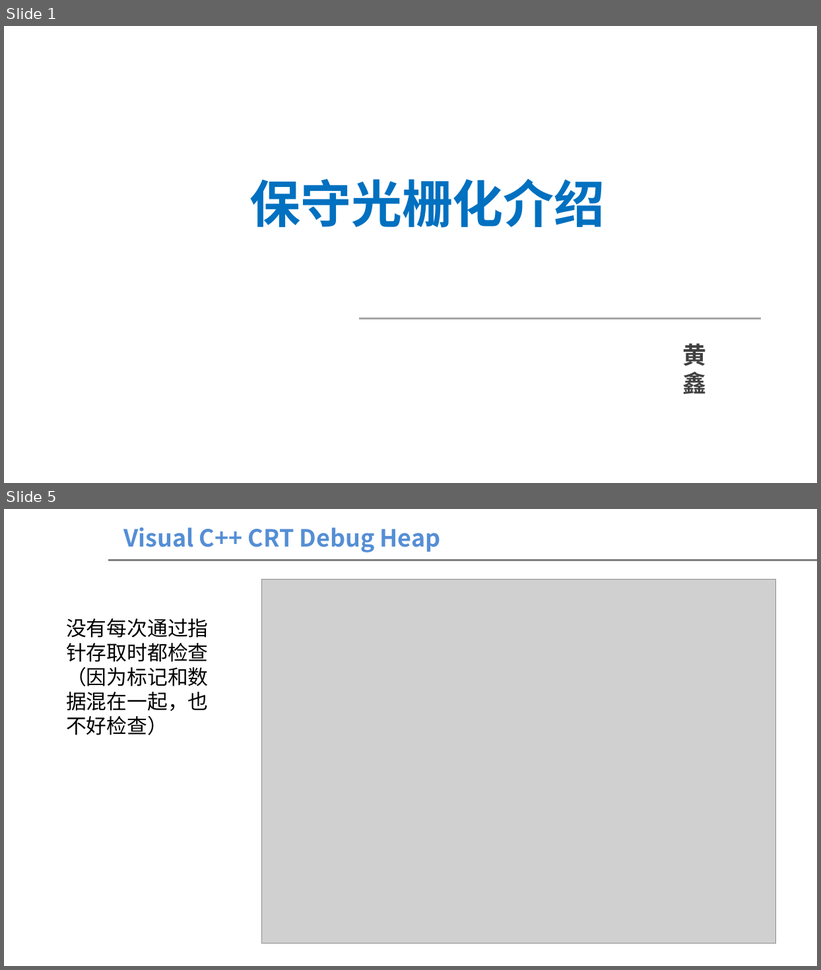
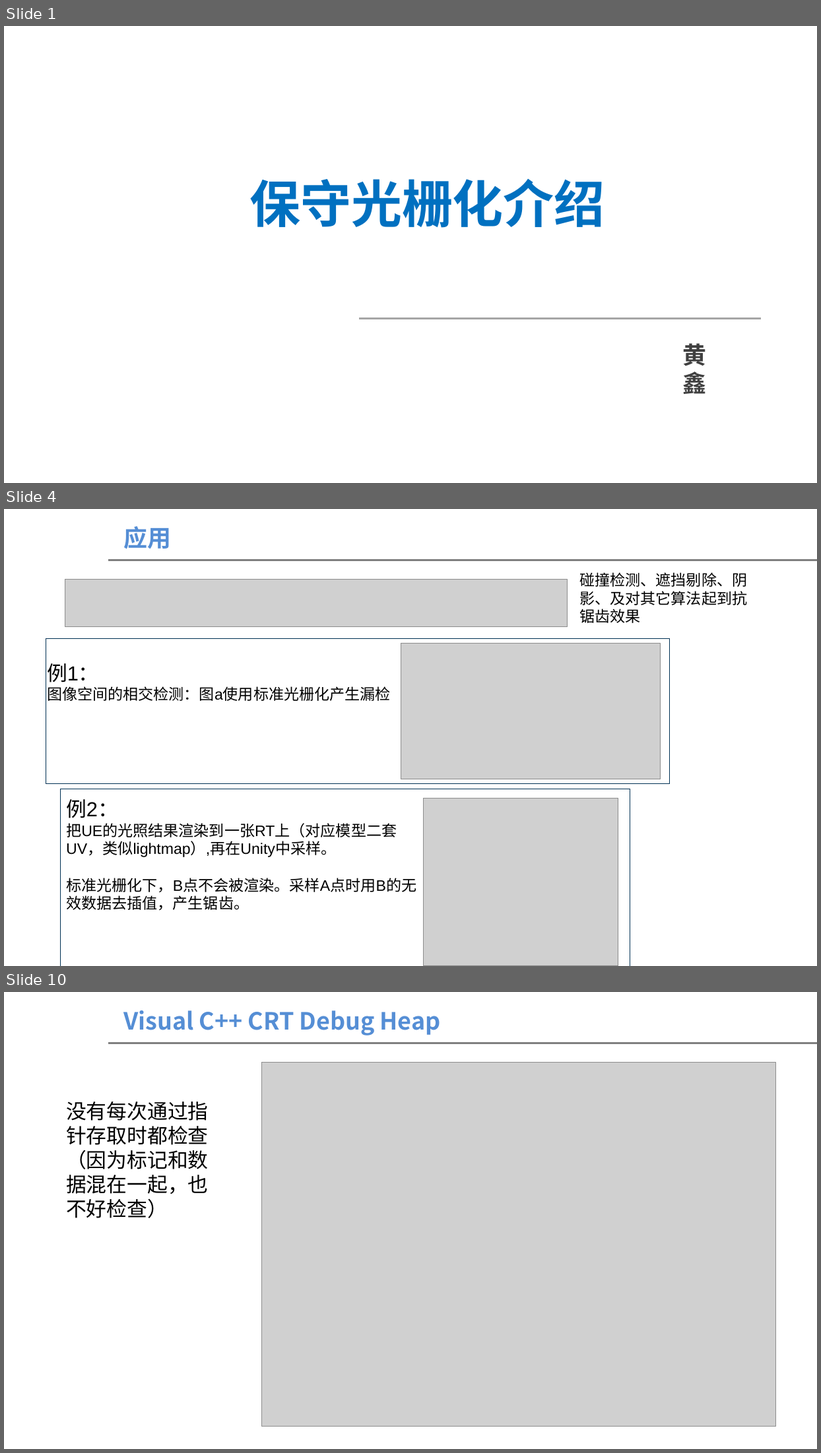
Before and after one commit to theyellowstar/202502Share, a slide deck: 保守光栅化介绍.pptx. Shown one above the other, each under a label of ours: slides 1 and 5 before the commit, slides 1, 4 and 10 after it; the slides between them are not shown. The pictures are 821x970 and 821x1453 pixels, drawn with LibreOffice and Linux fonts; fonts in the diff are those of the drawing; grey boxes stand for pictures; background and template pictures are left out. Boxes give left, top, right and bottom in pixels: in the first picture for what was removed or moved away, otherwise in the second. Text is boxed around its words. In the diff, an @@ line names an element or a change of style, - is before the commit and + after.

```diff
--- a/保守光栅化介绍.pptx
+++ b/保守光栅化介绍.pptx
@@ slide 4 added at [4, 509, 817, 966], background #FFFFFF; not listed: 1 template element that a slide beside it also shows @@
@@ text added at [123, 526, 171, 549], 28 pt, text #558ED5, bold @@
+应用
@@ picture added at [65, 579, 568, 626] @@
@@ text added at [580, 572, 747, 623], 18 pt, text #000000 @@
+碰撞检测、遮挡剔除、阴影、及对其它算法起到抗锯齿效果
@@ rectangle added at [46, 639, 670, 784], outline #003154 0 pt @@
@@ picture added at [401, 643, 660, 779] @@
@@ text added at [47, 663, 391, 701], 18 pt, text #000000 @@
+例1：
+图像空间的相交检测：图a使用标准光栅化产生漏检
@@ rectangle added at [60, 789, 630, 966], outline #003154 0 pt @@
@@ text added at [66, 799, 416, 911], 18 pt, text #000000 @@
+例2：
+把UE的光照结果渲染到一张RT上（对应模型二套UV，类似lightmap）,再在Unity中采样。
+标准光栅化下，B点不会被渲染。采样A点时用B的无效数据去插值，产生锯齿。
@@ picture added at [423, 798, 618, 966] @@
@@ what was slide 5 is now slide 10 @@
```
Also in this commit, not shown: 2 slides changed, 5 other slides added, 1 slide removed.
